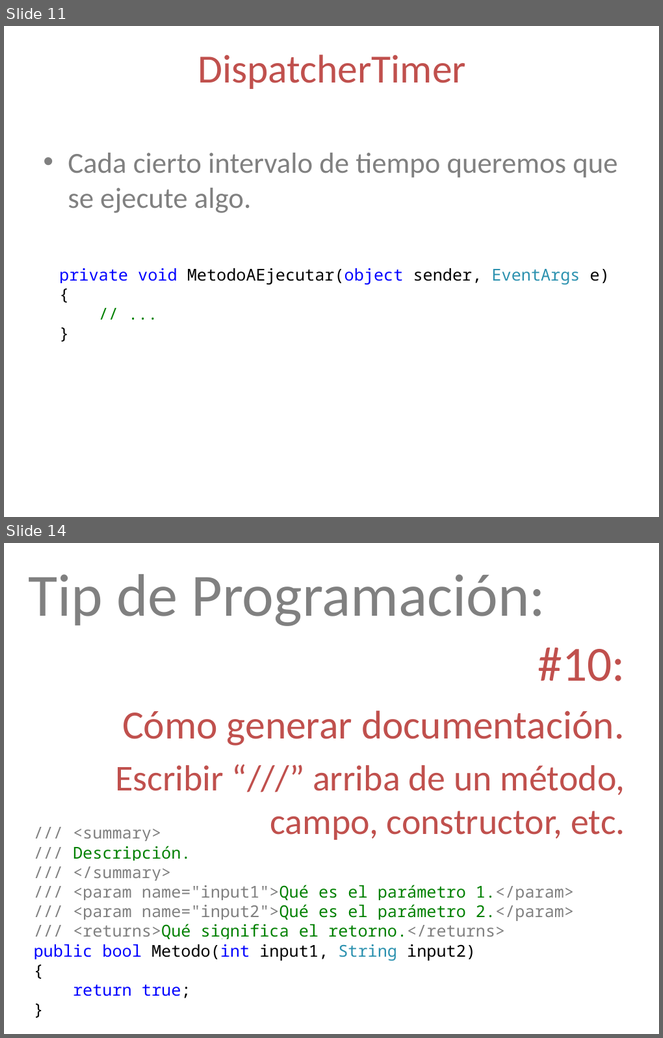
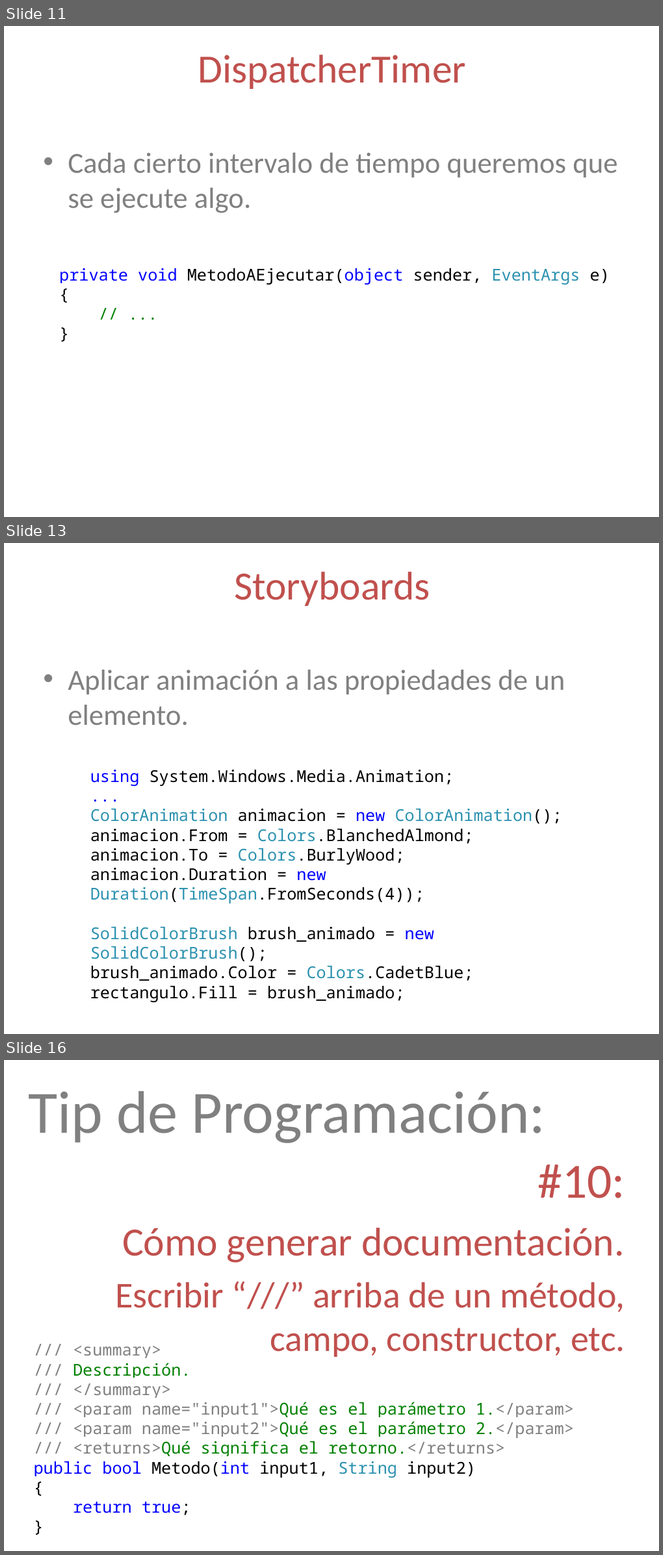
Before and after one commit to lopezjurip/AyudantiaIIC2233, a slide deck: WPF/Ayudantía WPF 2 - 2014-2.pptx. Shown one above the other, each under a label of ours: slides 11 and 14 before the commit, slides 11, 13 and 16 after it; the slides between them are not shown. The pictures are 663x1038 and 663x1555 pixels, drawn with LibreOffice and Linux fonts; fonts in the diff are those of the drawing. Boxes give left, top, right and bottom in pixels: in the first picture for what was removed or moved away, otherwise in the second. Text is boxed around its words. In the diff, an @@ line names an element or a change of style, - is before the commit and + after.

```diff
--- a/WPF/Ayudantía WPF 2 - 2014-2.pptx
+++ b/WPF/Ayudantía WPF 2 - 2014-2.pptx
@@ slide 13 added at <box>4,543,659,1034</box>, background #FFFFFF @@
@@ title added at <box>234,572,430,606</box>, 44 pt, text #C0504D @@
+Storyboards
@@ text added at <box>68,670,565,725</box>, 32 pt, text #808080 @@
+• Aplicar animación a las propiedades de un elemento.
@@ text added at <box>90,770,562,1003</box>, 18 pt, text #000000 @@
+using System.Windows.Media.Animation;
+...
+ColorAnimation animacion = new ColorAnimation();
+animacion.From = Colors.BlanchedAlmond;
+animacion.To = Colors.BurlyWood;
+animacion.Duration = new Duration(TimeSpan.FromSeconds(4));
+SolidColorBrush brush_animado = new SolidColorBrush();
+brush_animado.Color = Colors.CadetBlue;
+rectangulo.Fill = brush_animado;
@@ what was slide 14 is now slide 16 @@
```
Also in this commit, not shown: 4 slides changed, 2 other slides added, 1 slide removed.
